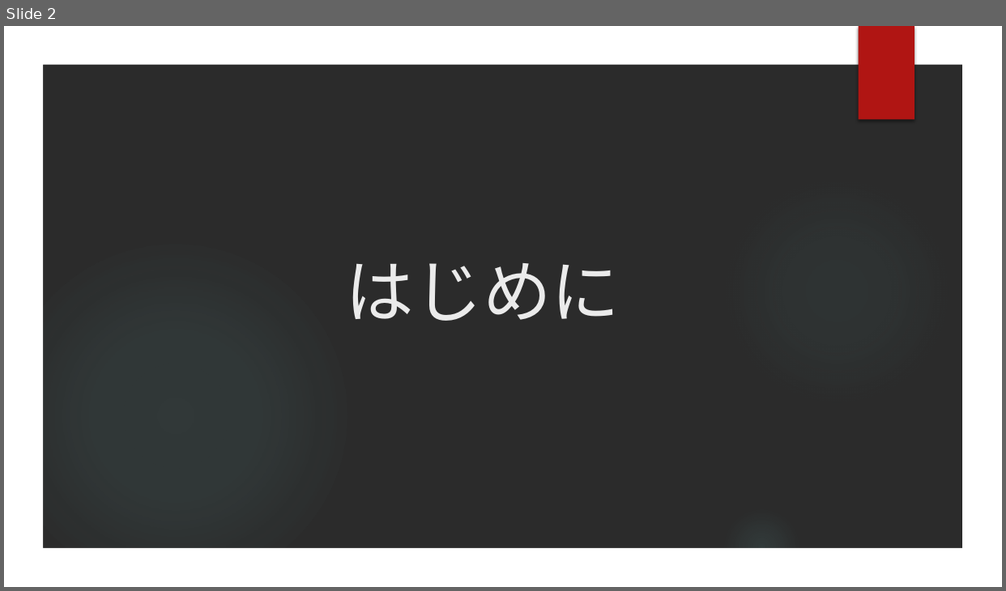
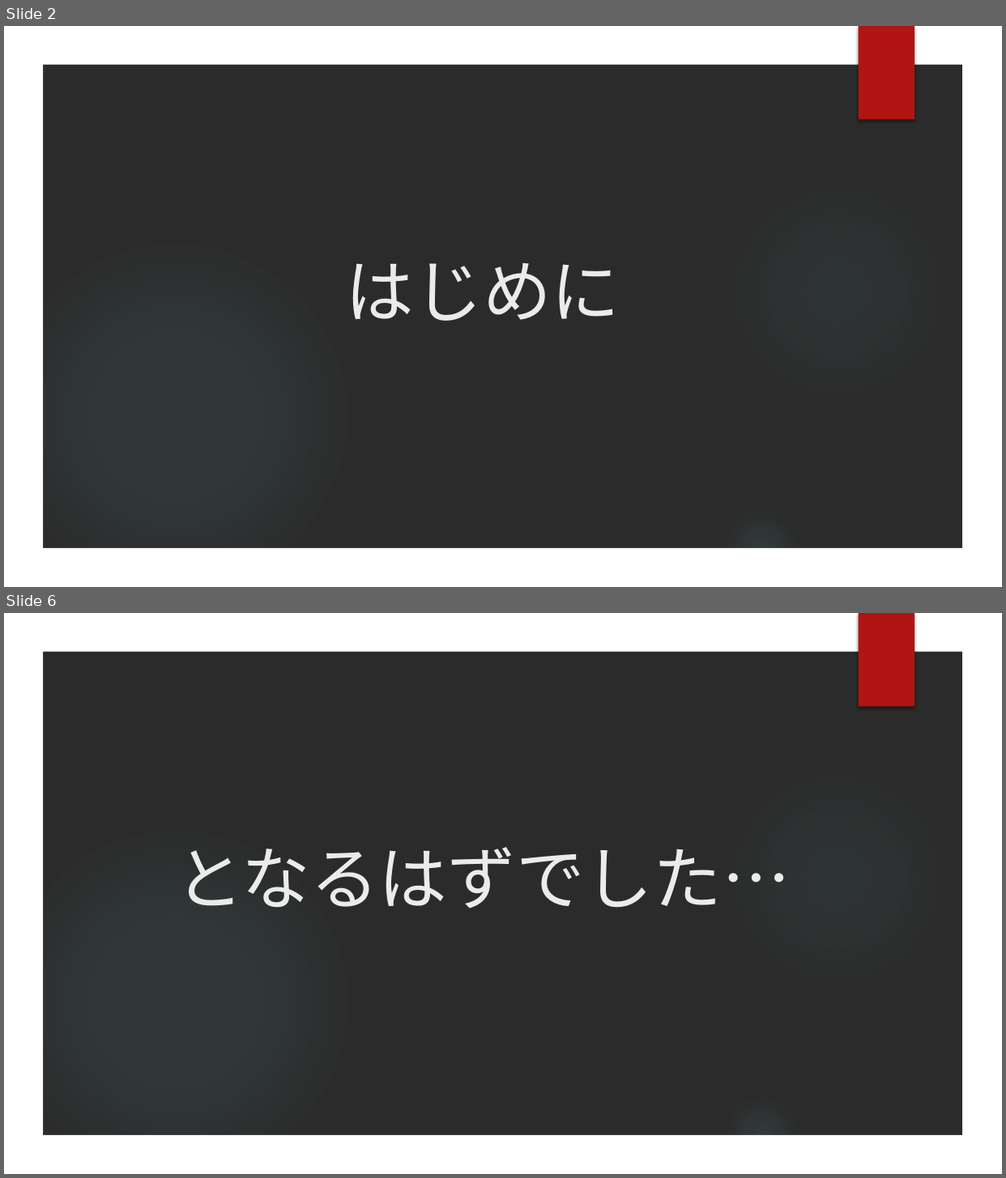
Before and after one commit to goowaSystemTeam/Internship_INCT_2017, a slide deck: Internship_INCT_2017.pptx. Shown one above the other, each under a label of ours: slide 2 before the commit, slides 2 and 6 after it; the slides between them are not shown. The pictures are 1006x591 and 1006x1178 pixels, drawn with LibreOffice and Linux fonts; fonts in the diff are those of the drawing; background and template pictures are left out; a plain dark background stands for a picture behind light text. Boxes give left, top, right and bottom in pixels: in the first picture for what was removed or moved away, otherwise in the second. Text is boxed around its words. In the diff, an @@ line names an element or a change of style, - is before the commit and + after.

```diff
--- a/Internship_INCT_2017.pptx
+++ b/Internship_INCT_2017.pptx
@@ slide 6 added at [4,613,1002,1174], background picture (left out); not listed: 5 template elements that a slide beside it also shows @@
@@ title added at [175,847,791,909], 66 pt, text #EBEBEB @@
+となるはずでした…
```
Also in this commit, not shown: 1 slide changed, 9 other slides added, 8 slides removed.
